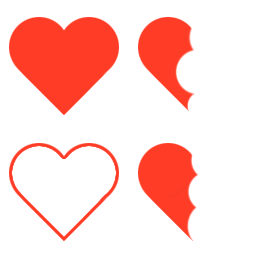
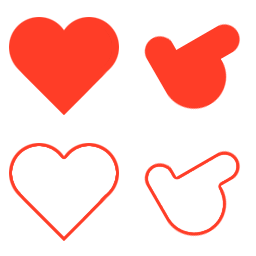
The second 256px x 256px image is a revision of the first. Changes to its layers:
renamed "Heart_Full Alt copy" to "Finger Gun_Empty", painted on it, masked it over [138, 143, 241, 241]
renamed "Heart_Half" to "Finger Gun", moved it above "Heart_Full Alt", painted on it over [138, 17, 241, 113]
